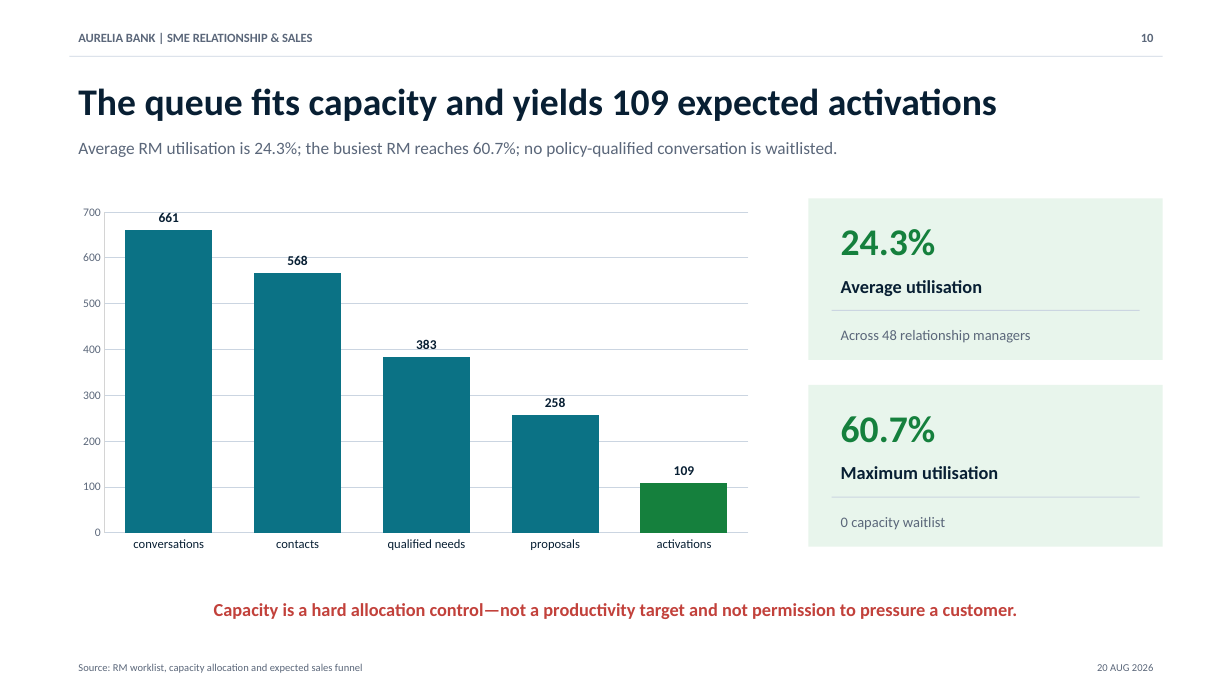
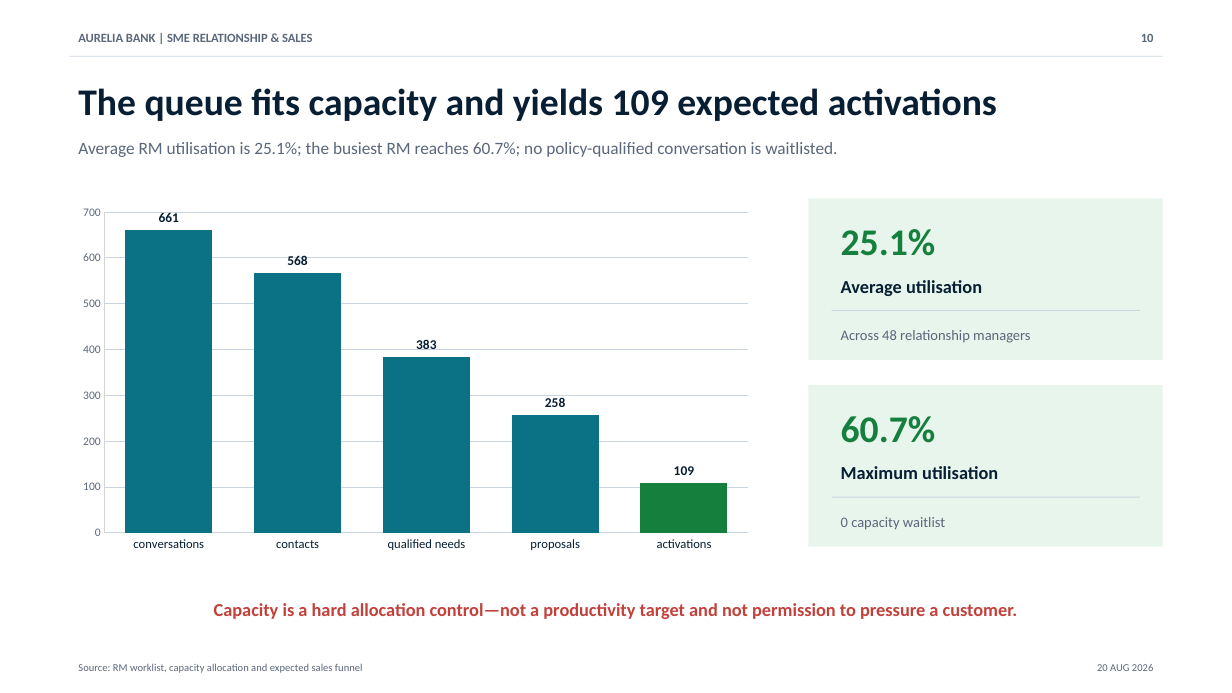
Before and after one commit to muratmiracg-dev/aurelia-bank-sme-relationship-sales-intelligence-control-tower, a slide deck: slide 10 of presentation/Aurelia_Bank_SME_Relationship_Sales_Executive_Deck_EN.pptx. Drawn at 1232x693 pixels with LibreOffice and Linux fonts; fonts in the diff are those of the drawing. Boxes give left, top, right and bottom in pixels: in the first picture for what was removed or moved away, otherwise in the second. Text is boxed around its words. In the diff, an @@ line names an element or a change of style, - is before the commit and + after.

```diff
--- a/presentation/Aurelia_Bank_SME_Relationship_Sales_Executive_Deck_EN.pptx
+++ b/presentation/Aurelia_Bank_SME_Relationship_Sales_Executive_Deck_EN.pptx
@@ text at bbox=[78, 142, 837, 157]: text changed @@
-Average RM utilisation is 24.3%; the busiest RM reaches 60.7%; no policy-qualified conversation is waitlisted.
+Average RM utilisation is 25.1%; the busiest RM reaches 60.7%; no policy-qualified conversation is waitlisted.
@@ text at bbox=[841, 229, 936, 256]: text changed @@
-24.3%
+25.1%
```
Also in this commit, not shown: 20 other files.
